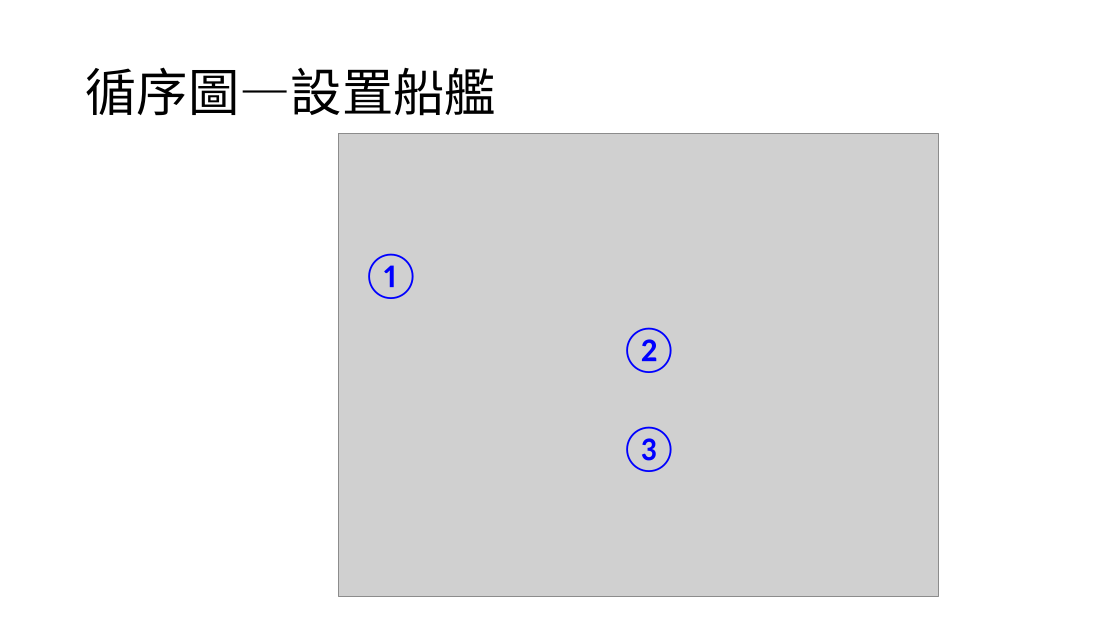
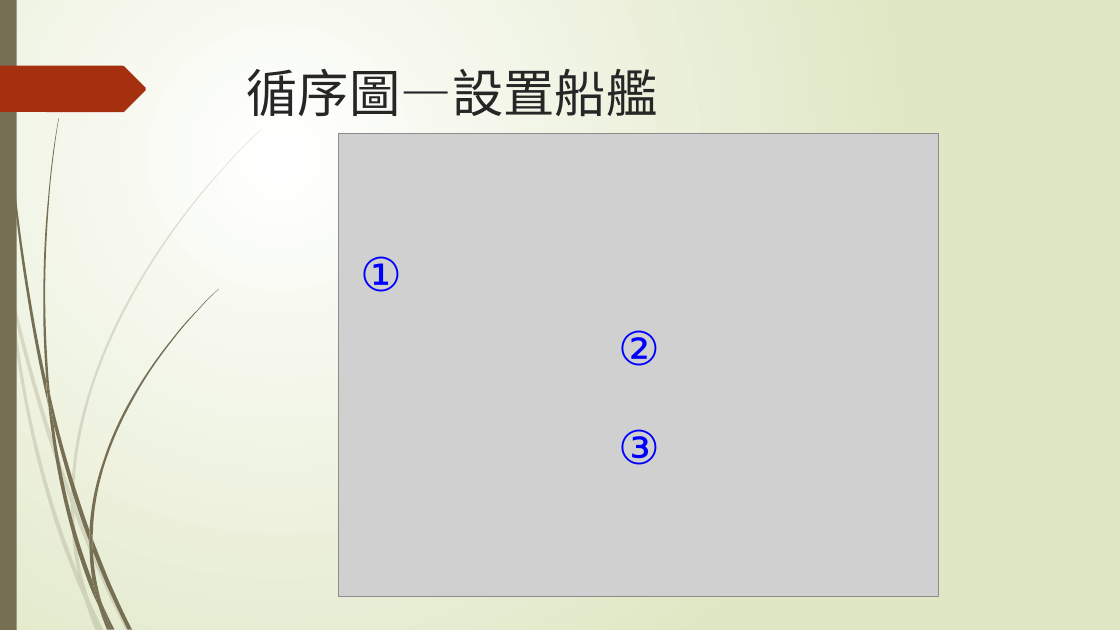
Before and after one commit to Joe-lin-ezra/BattleShip, a slide deck: slide 12 of doc/網路程式設計報告.pptx. Drawn at 1120x630 pixels with LibreOffice and Linux fonts; fonts in the diff are those of the drawing; grey boxes stand for pictures. Boxes give left, top, right and bottom in pixels: in the first picture for what was removed or moved away, otherwise in the second. Text is boxed around its words. In the diff, an @@ line names an element or a change of style, - is before the commit and + after.

```diff
--- a/doc/網路程式設計報告.pptx
+++ b/doc/網路程式設計報告.pptx
@@ background #FFFFFF to gradient #FFFFFF to #DFE8C4 @@
@@ rectangle added at bbox=[0, 0, 17, 630], fill #766F54 @@
@@ title "循序圖—設置船艦": place and size @@
-title "循序圖—設置船艦" at bbox=[85, 67, 496, 116]
+title "循序圖—設置船艦" at bbox=[247, 68, 658, 117]
@@ title "循序圖—設置船艦" at bbox=[247, 68, 658, 117]: font Calibri to Arial, text colour #000000 to #262626; line spacing 0.9 to 1; vertical alignment middle to top @@
@@ freeform shape added at bbox=[0, 66, 146, 112], fill #A53010 @@
@@ font Calibri to Quicksand in 3 elements at bbox=[360, 256, 402, 292], bbox=[618, 330, 660, 366], bbox=[618, 429, 660, 465] @@
@@ group added at bbox=[0, 129, 262, 630]: 10 freeform shapes @@
@@ group added at bbox=[3, 0, 218, 630]: 12 freeform shapes @@
```
Also in this commit, not shown: 12 other slides changed, 1 slide added, 1 slide removed.
